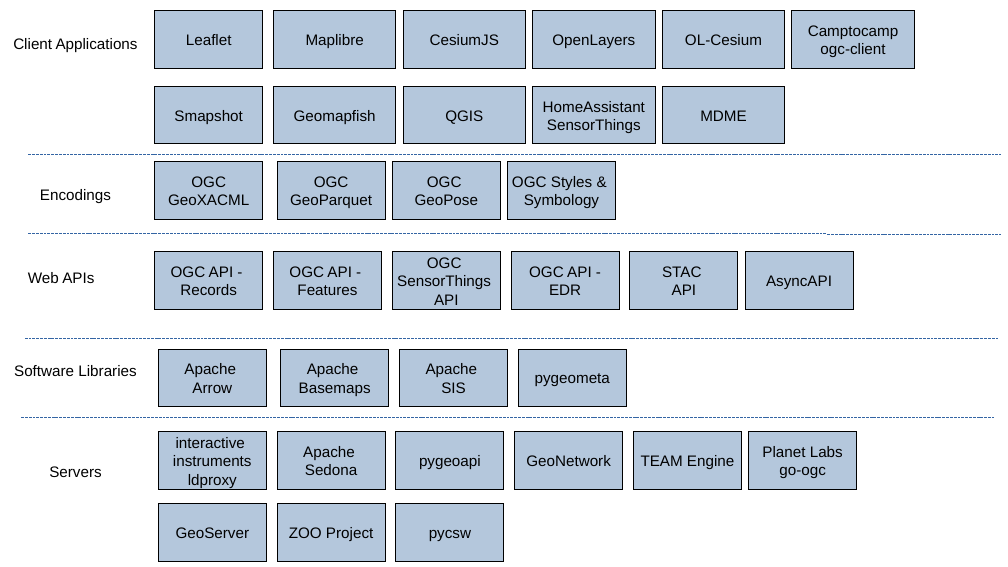
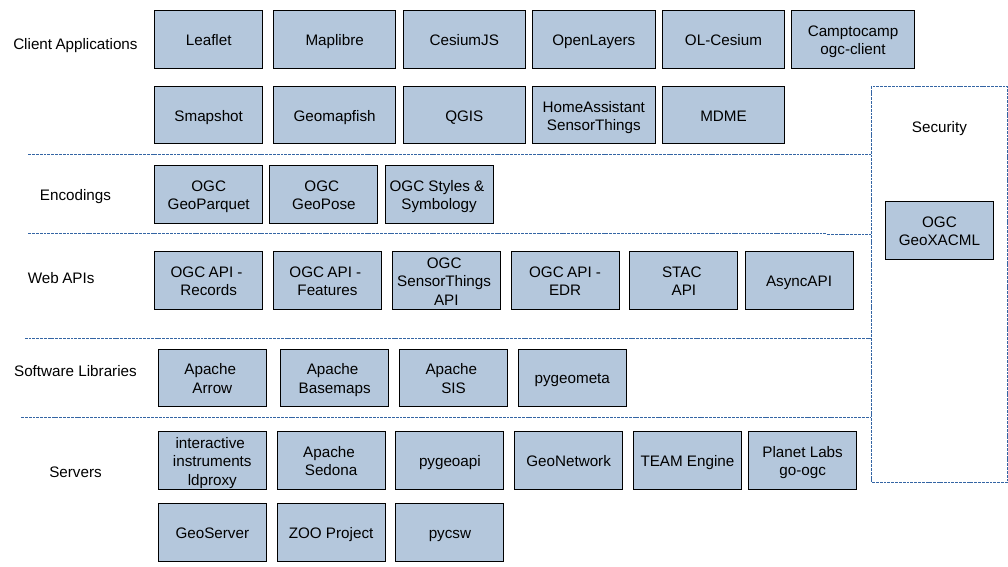
Before and after one commit to opengeospatial/developer-events, a slide deck: slide 1 of 2023/Open-Software-Open-Standards-Code-Sprint/engineering-report/images/Figures.odp. Drawn at 1008x567 pixels with LibreOffice and Linux fonts; fonts in the diff are those of the drawing. Boxes give left, top, right and bottom in pixels: in the first picture for what was removed or moved away, otherwise in the second. Text is boxed around its words. In the diff, an @@ line names an element or a change of style, - is before the commit and + after.

```diff
--- a/2023/Open-Software-Open-Standards-Code-Sprint/engineering-report/images/Figures.odp
+++ b/2023/Open-Software-Open-Standards-Code-Sprint/engineering-report/images/Figures.odp
@@ rectangle added at [872,86,1008,482], fill #FFFFFF, outline #3465A4 0 pt @@
@@ text added at [912,121,967,135], 12 pt, text #000000 @@
+Security
@@ rectangle "OGC": place and size @@
-rectangle "OGC" at [155,162,263,220]
+rectangle "OGC" at [155,166,263,223]
@@ rectangle "OGC": place and size @@
-rectangle "OGC" at [392,162,500,220]
+rectangle "OGC" at [270,166,378,223]
@@ rectangle removed at [277,162,385,220] @@
-OGC
-GeoParquet
@@ rectangle "OGC Styles &": place and size @@
-rectangle "OGC Styles &" at [508,162,616,220]
+rectangle "OGC Styles &" at [385,166,493,223]
@@ text in rectangle at [168,198,250,212]: text changed @@
-GeoXACML
+GeoParquet
@@ rectangle added at [886,201,994,259], fill #B4C7DC, outline #000000 0 pt, 12 pt, text #000000 @@
+OGC
+GeoXACML
```
Also in this commit, not shown: 1 other file.
